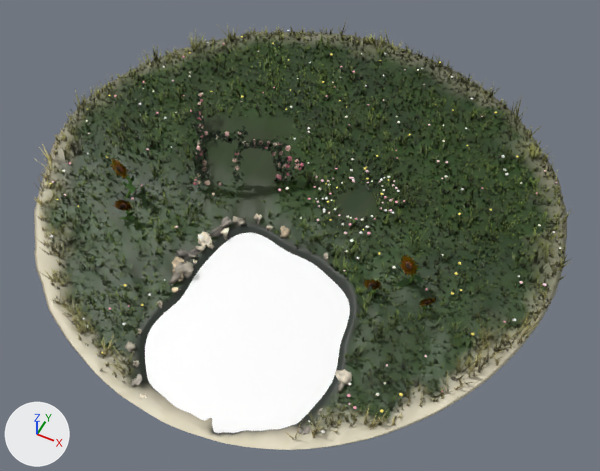
A saved change to the glTF model public/assets/summer/village-summer.glb.
Both versions are drawn from a camera (50 mm lens) standing at (52.9, -100.1, 96.5) and looking at (2.5, 0.8, -29.7). The axes (+X, +Y, +Z) are drawn at lower left. The lights are the same throughout. The picture after the commit comes second. Vertices at exactly the same position are counted once.

The first picture shows 'decor', 'grass', 'ground', 'water'.
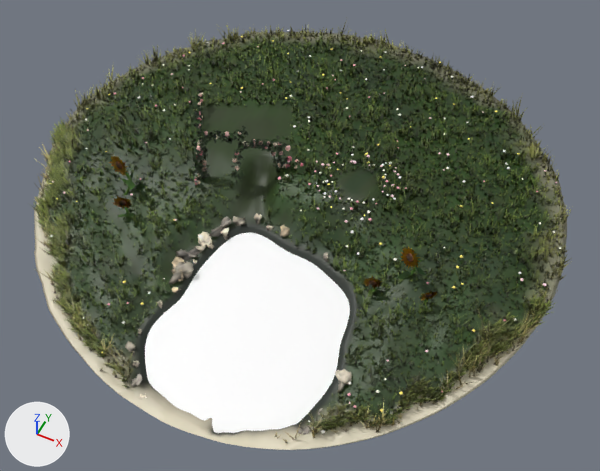
The change in detail:
me_ground is used by ob_ground; location (0.0, 0.0, 0.0).
me_ground had 16240 vertices, 31920 faces and spanned x -52.9..52.7, y -46.5..53.6, z -47.3..-17.2.
me_ground now has 16240 vertices, 31920 faces and spans x -52.9..52.7, y -46.5..53.6, z -47.3..-14.0.
me_ground part 1: 5524 of 16240 vertices moved; they spanned x -49.2..49.7, y -40.9..49.6, z -31.2..-17.8 and now span x -49.2..49.7, y -40.9..49.6, z -31.1..-14.0; mean shift (0.0, 0.0, 1.5); largest move (9.3, 4.1, -19.4) -> (9.3, 4.1, -14.2).
me_grass is used by ob_grass; location (0.0, 0.0, 0.0).
me_grass had 85866 vertices, 28647 faces and spanned x -53.9..53.7, y -44.6..54.5, z -31.9..-12.5.
me_grass now has 123594 vertices, 41229 faces and spans x -53.9..53.7, y -44.6..54.5, z -31.9..-11.9.
me_grass part 2: 25215 loose pieces with 75765 vertices, spanning x -50.4..51.3, y -42.6..51.8, z -31.3..-14.3, are deleted.
me_grass part 3: 452 vertices moved within x -52.0..51.0, y -41.0..51.3, z -31.0..-15.8; 1060 vertices removed from x -50.6..50.7, y -43.0..51.1, z -31.5..-14.3; 114553 vertices added at x -53.7..53.7, y -44.4..53.2, z -31.9..-11.9.
Other edits to the shape of me_grass do not show in these pictures.
me_decor is used by ob_decor; location (0.0, 0.0, 0.0).
me_decor had 22637 vertices, 27955 faces and spanned x -49.8..51.6, y -45.9..51.3, z -33.4..-4.9.
me_decor now has 22661 vertices, 28026 faces and spans x -49.8..51.6, y -45.9..51.3, z -33.4..-4.9.
me_decor part 4: the loose piece of 90 vertices spanning x 27.3..29.4, y -8.6..-6.9, z -22.5..-15.1 is rebuilt with 90 vertices and now spans x 27.3..29.4, y -8.6..-6.9, z -20.4..-13.0.
me_decor part 5: 1283 loose pieces with 6989 vertices, spanning x -49.8..48.4, y -40.7..48.8, z -31.0..-13.1, are deleted.
me_decor part 6: 176 vertices moved within x -48.1..48.3, y -39.5..48.1, z -31.0..-12.7; 1899 vertices removed from x -48.4..49.0, y -42.7..50.6, z -32.3..-11.8; 8912 vertices added at x -49.8..49.0, y -42.7..50.6, z -32.2..-11.0.
Other edits to the shape of me_decor do not show in these pictures.

Where the change shows, as pixel boxes (x1, y1, x2, y2) in the pictures (600 x 471 px; the box of a moved part takes in the faces that stretch with it):
'grass', reshaped: before (34, 19, 572, 440); after (28, 19, 572, 443)
part 1 of me_ground, moved or reshaped: before (47, 37, 554, 428); after (47, 37, 554, 427)
part 2 of me_grass, deleted (green): before (43, 34, 556, 427)
part 3 of me_grass, built on: before (47, 33, 561, 430); after (31, 25, 570, 443)
part 4 of me_decor, rebuilt: before (405, 273, 415, 286); after (407, 265, 416, 278)
part 5 of me_decor, deleted: before (50, 36, 541, 415)
part 6 of me_decor, built on: before (49, 41, 555, 412); after (49, 36, 555, 414)
